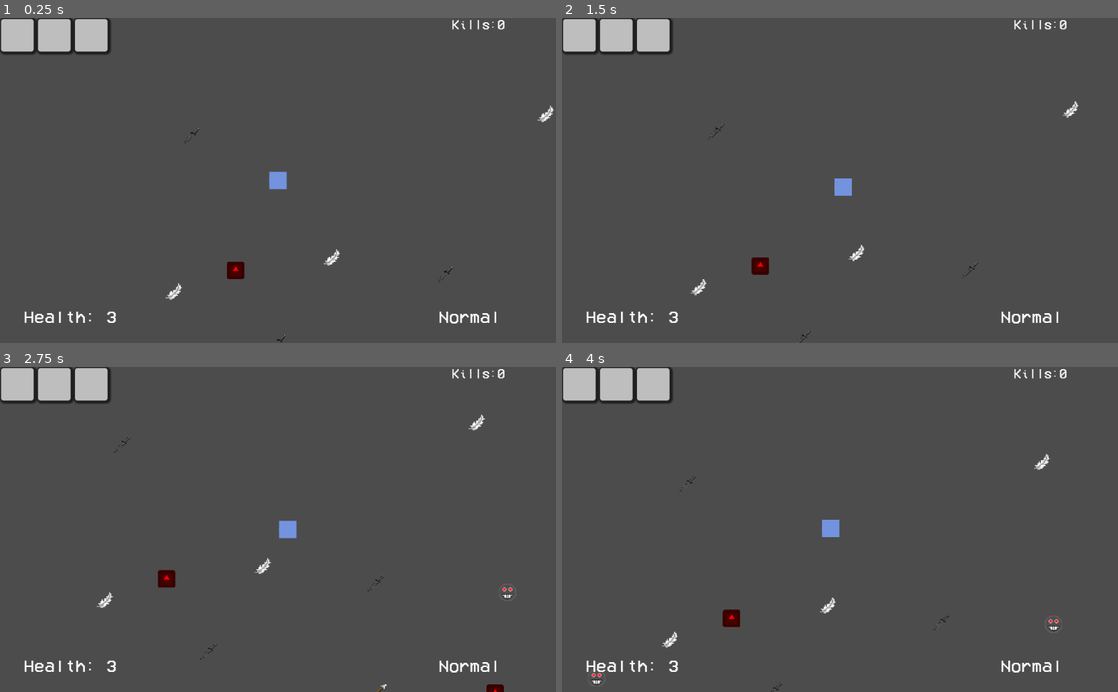
Above: before the commit, frames 1-4 (two rows, left to right).
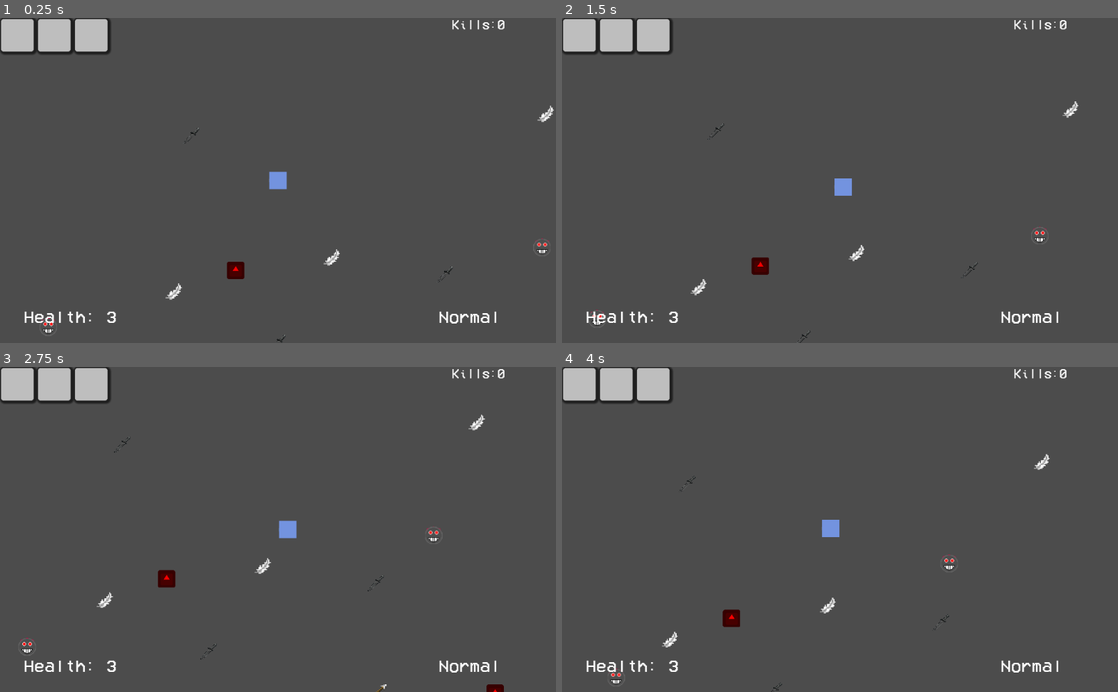
Above: after the commit, the same moments.

Repository: ESJ-Game-Dev-Club/waiver
Game: Godot game, scene res://main.tscn
Same seed, same stepped clock (60 frames per second), same inputs: the game is played once before the commit and once after it. The engine's default icon, where the game draws it, is replaced by a stand-in: a white triangle on a blue panel in a dark square.
Inputs (mouse positions are in pixels of both pictures, inside the frame that each line leads up to):
- Up to frame 1 (0.25 s): no input
- Up to frame 2 (1.5 s): tap Enter (ui_accept) at 0.5, 0.77 s; move the mouse to (962, 164) at 0.52 s; hold D (move_right) 0.53-1.28 s; hold K (enemy_hurt) 0.53-1.28 s; move the mouse to (728, 196) at 1.27 s; hold S (move_down) from 1.28 s (still down); click (728, 196) at 1.35 s
- Up to frame 3 (2.75 s): tap Enter (ui_accept) at 1.52 s; move the mouse to (333, 458) at 2.02 s; release S (move_down) at 2.03 s; hold D (move_right) from 2.03 s (still down); hold Right mouse button (fire_alt) from 2.03 s (still down)
- Up to frame 4 (4 s): move the mouse to (812, 594) at 2.77 s; release D (move_right) at 2.78 s; release Right mouse button (fire_alt) at 2.78 s; hold W (move_up) 2.78-3.53 s; tap K (enemy_hurt) at 2.85 s; tap Enter (ui_accept) at 3.02, 3.77 s; move the mouse to (1006, 578) at 3.52 s; press the mouse at (1006, 578) at 3.53 s; hold A (move_left) from 3.53 s (still down)

The runs differ from the first frame. In frame 1, less than 0.1% of the frame differs, in the area x 7-99%, y 67-98%; in frame 2, less than 0.1%; in frame 3, 0.1%; in frame 4, 0.2%, in the area x 4-90%, y 57-98%.

Commit message:
added some VERY basic difficulty scaling 	modified:   enemy/enemy.gd 	modified:   enemy/hivemind.gd 	modified:   items/weapons/knife/knife.gd 	modified:   main.tscn 	modified:   ui/hud.gd

Diff:
--- a/enemy/enemy.gd
+++ b/enemy/enemy.gd
@@ -11,7 +11,9 @@
 var rng = RandomNumberGenerator.new()
 
 export var speed: int = 75
-export var health = 3
+export var health: int = 3
+export var damage: int = 1
+
 var stagger: int
 var current_state = EnemyState.WANDER
 
@@ -47,7 +49,7 @@
 
 
 func wander():
-	move_and_slide(_player_direction().rotated(stagger) * (speed * 0.4))
+	move_and_slide(_player_direction().rotated(stagger) * (speed * 0.55))
 
 
 func chase():
--- a/enemy/hivemind.gd
+++ b/enemy/hivemind.gd
@@ -4,21 +4,31 @@
 var rng = RandomNumberGenerator.new()
 var enemy = preload("res://enemy/enemy.tscn")
 
+var enemy_count = 0
 
 func _ready():
 	rng.randomize()
+	new_wave()
 	$Timer.start()
 
 
 func _on_Timer_timeout():
-	_instance_enemy()
+	new_wave()
+	$Timer.wait_time += 2
 	$Timer.start()
 
 
-func _instance_enemy():
-	var i = enemy.instance()
-	i.position = _random_point() + Global.player.position # add player offset
-	add_child(i)
+func _spawn_enemy():
+	var e = enemy.instance()
+	e.position = _random_point() + Global.player.position # add player offset
+	add_child(e)
+
+
+func new_wave():
+	enemy_count += 5
+
+	for i in range(enemy_count):
+		_spawn_enemy()
 
 
 func _random_point(): # gets random point spawn_distance away
--- a/main.tscn
+++ b/main.tscn
@@ -55,5 +55,6 @@
 script = ExtResource( 4 )
 
 [node name="Timer" type="Timer" parent="Hivemind"]
+wait_time = 15.0
 
 [connection signal="timeout" from="Hivemind/Timer" to="Hivemind" method="_on_Timer_timeout"]
--- a/ui/hud.gd
+++ b/ui/hud.gd
@@ -3,5 +3,6 @@
 
 func _process(_delta):
 	$Control/Health.text = "Health: " + str(Global.player.health)
+	$Control/Health.text = "Health: " + str(Global.player.health)
 	$Control/State.text = Global.player._state_name
 	$Control/KillCount.text = "Kills:" + str(Global.player.kill_count)
